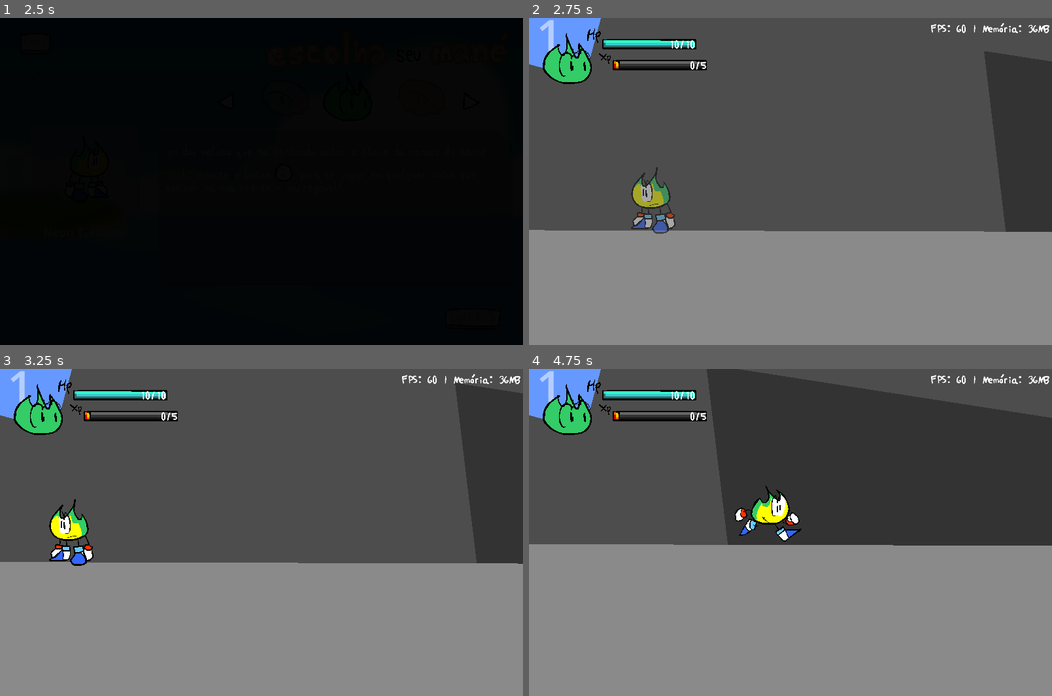
Above: before the commit, frames 1-4 (two rows, left to right).
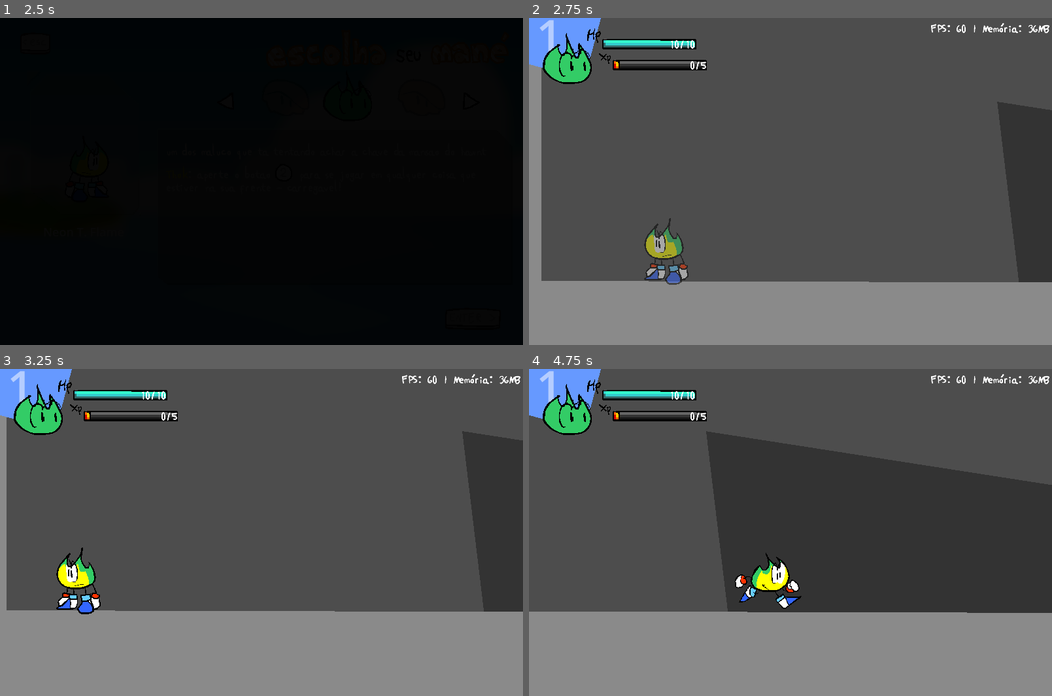
Above: after the commit, the same moments.

Repository: neontflame/jolas
Game: Godot game, scene res://Menustuffs/Menu.tscn
Same seed, same stepped clock (60 frames per second), same inputs: the game is played once before the commit and once after it. The engine's default icon, where the game draws it, is replaced by a stand-in: a white triangle on a blue panel in a dark square.
Inputs (mouse positions are in pixels of both pictures, inside the frame that each line leads up to):
- Up to frame 1 (2.5 s): tap Enter (ctrl_pause) at 0.5, 2 s; move the mouse to (376, 165) at 0.52 s; hold Right (ctrl_right) 0.53-1.25 s; hold Z (ctrl_2) 0.53-1.25 s; tap X (ctrl_1) at 0.6 s; click (376, 165) at 0.67 s; tap V (ctrl_jump) at 0.77, 1.07 s; tap Space at 1.25 s; drag from (156, 197) to (235, 246) at 1.27 s; move the mouse to (313, 109) at 2.02 s; hold Left (ctrl_left) from 2.03 s (still down); hold V (ctrl_jump) from 2.03 s (still down); tap C (ctrl_interact) at 2.1 s
- Up to frame 2 (2.75 s): keep holding Left (ctrl_left); keep holding V (ctrl_jump)
- Up to frame 3 (3.25 s): release Left (ctrl_left) at 2.75 s; release V (ctrl_jump) at 2.75 s; drag from (235, 597) to (104, 483) at 2.77 s
- Up to frame 4 (4.75 s): move the mouse to (947, 581) at 3.52 s; hold Right (ctrl_right) 3.53-4.25 s; hold Z (ctrl_2) 3.53-4.25 s; tap X (ctrl_1) at 3.6 s; tap V (ctrl_jump) at 3.77, 4.07 s; tap Enter (ctrl_pause) at 4.15 s; drag from (633, 483) to (712, 450) at 4.27 s

Frame 1 is identical in both runs. In frame 2, 20% of the frame differs, in the area x 0-100%, y 10-82%; in frame 3, 18%; in frame 4, 35%, in the area x 0-100%, y 0-75%.

Commit message:
Dreams Come Cast
- regioes de camera!
- controle do dreamcast

Diff:
--- a/CoolUtils/ControllerIconUtils.gd
+++ b/CoolUtils/ControllerIconUtils.gd
@@ -19,6 +19,14 @@
 }
 
 static var xbox360Maps:Dictionary = {
+	'ctrl_1': 'B',
+	'ctrl_2': 'A',
+	'ctrl_jump': 'X',
+	'ctrl_pause': 'Start',
+	'ctrl_interact': 'Y'
+}
+
+static var dreamcastMaps:Dictionary = {
 	'ctrl_1': 'B',
 	'ctrl_2': 'A',
 	'ctrl_jump': 'X',
@@ -86,6 +94,21 @@
 	}
 }
 
+static var dreamcastButts:Dictionary = {
+	# similarmente eu tambem nao sei se isso vai dar certo
+	# pq eu nao tenho um adaptador ou um controle!
+	'buttons': {
+		JOY_BUTTON_A: 'A',
+		JOY_BUTTON_B: 'B',
+		JOY_BUTTON_X: 'X',
+		JOY_BUTTON_Y: 'Y',
+		JOY_BUTTON_START: 'Start'
+	},
+	'axis': {
+		JOY_AXIS_TRIGGER_LEFT: 'LTrigger',
+		JOY_AXIS_TRIGGER_RIGHT: 'RTrigger'
+	}
+}
 static var buttonNames:Dictionary = {
 	'buttons': {
 		JOY_BUTTON_A: 'A',
@@ -111,57 +134,31 @@
 static func get_event_bind_bbcode(event:InputEvent):
 	var coolReturns
 	if OptionsUtils.get_prefs_info()['buttonType'] == 2:
-		coolReturns = get_ps3_bind_bbcode(event)
+		coolReturns = get_generic_bind_bbcode(event, ps3Butts, 'PS3')
 	elif OptionsUtils.get_prefs_info()['buttonType'] == 3:
-		coolReturns = get_gc_bind_bbcode(event)
+		coolReturns = get_generic_bind_bbcode(event, gamecubeButts, 'GC')
+	elif OptionsUtils.get_prefs_info()['buttonType'] == 4:
+		coolReturns = get_generic_bind_bbcode(event, dreamcastButts, 'DC')
 	else:
-		coolReturns = get_360_bind_bbcode(event)
+		coolReturns = get_generic_bind_bbcode(event, xbox360Butts, 'X360')
 	if coolReturns == null:
 		coolReturns = get_button_name(event)
-	if OptionsUtils.get_prefs_info()['buttonType'] == 4 || coolReturns == null:
+	if OptionsUtils.get_prefs_info()['buttonType'] == 5 || coolReturns == null:
 		coolReturns = event.as_text()
 	return coolReturns
 
-static func get_ps3_bind_bbcode(event:InputEvent):
+static func get_generic_bind_bbcode(event:InputEvent, butts:Dictionary, folder:String):
 	var coolSauce = null
 	if event is InputEventJoypadButton:
-		if ps3Butts['buttons'].has(event.button_index):
+		if butts['buttons'].has(event.button_index):
 			coolSauce = '[img]'
-			coolSauce += controllerIconPath + 'PS3/' + ps3Butts['buttons'][event.button_index] + '.png'
+			coolSauce += controllerIconPath + folder + '/' + butts['buttons'][event.button_index] + '.png'
 			coolSauce += '[/img]'
 	if event is InputEventJoypadMotion:
 		print(event.axis)
-		if ps3Butts['axis'].has(event.axis):
+		if butts['axis'].has(event.axis):
 			coolSauce = '[img]'
-			coolSauce += controllerIconPath + 'PS3/' + ps3Butts['axis'][event.axis] + '.png'
-			coolSauce += '[/img]'
-	return coolSauce
-
-static func get_360_bind_bbcode(event:InputEvent):
-	var coolSauce = null
-	if event is InputEventJoypadButton:
-		if xbox360Butts['buttons'].has(event.button_index):
-			coolSauce = '[img]'
-			coolSauce += controllerIconPath + 'X360/' + xbox360Butts['buttons'][event.button_index] + '.png'
-			coolSauce += '[/img]'
-	if event is InputEventJoypadMotion:
-		if xbox360Butts['axis'].has(event.axis):
-			coolSauce = '[img]'
-			coolSauce += controllerIconPath + 'X360/' + xbox360Butts['axis'][event.axis] + '.png'
-			coolSauce += '[/img]'
-	return coolSauce
-
-static func get_gc_bind_bbcode(event:InputEvent):
-	var coolSauce = null
-	if event is InputEventJoypadButton:
-		if gamecubeButts['buttons'].has(event.button_index):
-			coolSauce = '[img]'
-			coolSauce += controllerIconPath + 'GC/' + gamecubeButts['buttons'][event.button_index] + '.png'
-			coolSauce += '[/img]'
-	if event is InputEventJoypadMotion:
-		if gamecubeButts['axis'].has(event.axis):
-			coolSauce = '[img]'
-			coolSauce += controllerIconPath + 'GC/' + gamecubeButts['axis'][event.axis] + '.png'
+			coolSauce += controllerIconPath + folder + '/' + butts['axis'][event.axis] + '.png'
 			coolSauce += '[/img]'
 	return coolSauce
 
@@ -182,14 +179,16 @@
 	if OptionsUtils.get_prefs_info()['buttonType'] == 0: # Wii
 		coolReturns = get_wii_action_bbcode(action)
 	if OptionsUtils.get_prefs_info()['buttonType'] == 1: # X360
-		coolReturns = get_360_action_bbcode(action)
+		coolReturns = get_generic_action_bbcode(action, xbox360Butts, xbox360Maps, 'X360')
 	if OptionsUtils.get_prefs_info()['buttonType'] == 2: # PS3
-		coolReturns = get_ps3_action_bbcode(action)
+		coolReturns = get_generic_action_bbcode(action, ps3Butts, ps3Maps, 'PS3')
 	if OptionsUtils.get_prefs_info()['buttonType'] == 3: # GameCube
-		coolReturns = get_gc_action_bbcode(action)
+		coolReturns = get_generic_action_bbcode(action, gamecubeButts, gamecubeMaps, 'GC')
+	if OptionsUtils.get_prefs_info()['buttonType'] == 4: # Dreamcast
+		coolReturns = get_generic_action_bbcode(action, dreamcastButts, dreamcastMaps, 'DC')
 	if coolReturns == null:
 		coolReturns = get_button_name(actionEvent)
-	if OptionsUtils.get_prefs_info()['buttonType'] == 4 || coolReturns == null:
+	if OptionsUtils.get_prefs_info()['buttonType'] == 5 || coolReturns == null:
 		coolReturns = actionEvent.as_text()
 	return coolReturns
 
@@ -201,29 +200,11 @@
 		coolSauce += '[/img]'
 	return coolSauce
 
-static func get_360_action_bbcode(action:StringName):
-	var coolSauce = null
-	coolSauce = get_360_bind_bbcode(InputMap.action_get_events(action)[0])
-	if coolSauce == null && xbox360Maps.has(action):
+static func get_generic_action_bbcode(action:StringName, butts:Dictionary, maps:Dictionary, folder:String):
+	var coolSauce = null
+	coolSauce = get_generic_bind_bbcode(InputMap.action_get_events(action)[0], butts, folder)
+	if coolSauce == null && maps.has(action):
 		coolSauce = '[img]'
-		coolSauce += controllerIconPath + 'X360/' + xbox360Maps[action] + '.png'
+		coolSauce += controllerIconPath + folder + '/' + maps[action] + '.png'
 		coolSauce += '[/img]'
 	return coolSauce
-
-static func get_ps3_action_bbcode(action:StringName):
-	var coolSauce = null
-	coolSauce = get_ps3_bind_bbcode(InputMap.action_get_events(action)[0])
-	if coolSauce == null && ps3Maps.has(action):
-		coolSauce = '[img]'
-		coolSauce += controllerIconPath + 'PS3/' + ps3Maps[action] + '.png'
-		coolSauce += '[/img]'
-	return coolSauce
-
-static func get_gc_action_bbcode(action:StringName):
-	var coolSauce = null
-	coolSauce = get_gc_bind_bbcode(InputMap.action_get_events(action)[0])
-	if coolSauce == null && gamecubeMaps.has(action):
-		coolSauce = '[img]'
-		coolSauce += controllerIconPath + 'GC/' + gamecubeMaps[action] + '.png'
-		coolSauce += '[/img]'
-	return coolSauce
--- a/CoolUtils/OptionsUtils.gd
+++ b/CoolUtils/OptionsUtils.gd
@@ -10,7 +10,7 @@
 # internalName:String, visibleName:String, optionery:Array, defValue:Variant
 static var coolOptiones:Array = [
 	['pref', 'Preferências', [], 0], # label
-		['buttonType', 'Tipos de botões na UI', ['Wii', 'Xbox 360', 'PS3', 'GameCube', 'Teclado'], 0], #lembre-se de sempre usar o indice e nao o nome em si!
+		['buttonType', 'Tipos de botões na UI', ['Wii', 'Xbox 360', 'PS3', 'GameCube', 'Dreamcast', 'Teclado'], 0], #lembre-se de sempre usar o indice e nao o nome em si!
 	['vols', 'Volumes', [], 0], # label
 		['volMaster', 'Mestre', ['slider'], 1.0],
 		['volSFX', 'Efeitos sonoros', ['slider'], 1.0],
--- a/Gamestuffs/Levelstuffs/Levels/TheThing.tscn
+++ b/Gamestuffs/Levelstuffs/Levels/TheThing.tscn
@@ -1,7 +1,8 @@
-[gd_scene load_steps=4 format=3 uid="uid://pfbvf7uaonxl"]
+[gd_scene load_steps=5 format=3 uid="uid://pfbvf7uaonxl"]
 
 [ext_resource type="Script" uid="uid://cm7173wrhnpvj" path="res://Gamestuffs/Levelstuffs/Levels/TheThing.gd" id="1_h803n"]
 [ext_resource type="PackedScene" uid="uid://b5w5g0noewopm" path="res://Gamestuffs/NPCs/Sushitest.tscn" id="2_h803n"]
+[ext_resource type="PackedScene" uid="uid://s3vin3ndywwa" path="res://Gamestuffs/Levelstuffs/Utilities/CameraBound.tscn" id="3_so8ub"]
 
 [sub_resource type="CanvasItemMaterial" id="CanvasItemMaterial_eip3h"]
 
@@ -41,3 +42,35 @@
 
 [node name="TestNpc" parent="." instance=ExtResource("2_h803n")]
 position = Vector2(2869, 1263)
+
+[node name="Camera regions" type="Node2D" parent="."]
+
+[node name="CameraBound" parent="Camera regions" instance=ExtResource("3_so8ub")]
+position = Vector2(1671, 756)
+scale = Vector2(16.825, 8.97)
+continuousX = true
+
+[node name="CameraBound2" parent="Camera regions" instance=ExtResource("3_so8ub")]
+position = Vector2(4887, 749.00006)
+scale = Vector2(16.825, 8.97)
+continuousX = true
+
+[node name="CameraBound3" parent="Camera regions" instance=ExtResource("3_so8ub")]
+position = Vector2(7193.0005, 755)
+scale = Vector2(6.595, 8.97)
+continuousX = true
+
+[node name="CameraBound4" parent="Camera regions" instance=ExtResource("3_so8ub")]
+position = Vector2(9453, 1430)
+scale = Vector2(16.285, 13.715)
+continuousX = true
+
+[node name="CameraBound5" parent="Camera regions" instance=ExtResource("3_so8ub")]
+position = Vector2(12327, 1787.9999)
+scale = Vector2(12.57, 12.875)
+continuousX = true
+
+[node name="CameraBound6" parent="Camera regions" instance=ExtResource("3_so8ub")]
+position = Vector2(16364.001, 1788.0001)
+scale = Vector2(29.095, 12.875)
+continuousX = true
--- /dev/null
+++ b/Gamestuffs/Levelstuffs/Utilities/CameraBound.gd
@@ -0,0 +1,69 @@
+extends Area2D
+class_name CameraBound
+
+@export var continuousX:bool = false
+@export var continuousY:bool = false
+# var otherCollidingCams = []
+var letTheBodies:Array = []
+# nos sequer precisamos dessa variavel ?
+@onready var widthHeightWhatever := Vector2(
+	$CollisionShape2D.shape.get_rect().size.x * 10 * scale.x,
+	$CollisionShape2D.shape.get_rect().size.y * 10 * scale.y
+)
+@onready var bounds:Dictionary = {
+	'width': widthHeightWhatever.x,
+	'height': widthHeightWhatever.y,
+	'x': global_position.x - (widthHeightWhatever.x/2),
+	'y': global_position.y - (widthHeightWhatever.y/2)
+}
+
+@onready var continuousBounds:Dictionary = {
+	'x': bounds.x,
+	'y': bounds.y,
+	'width': bounds.width,
+	'height': bounds.height
+}
+
+func _on_area_entered(body: Area2D) -> void:
+	if body is CameraBound:
+		var continuousFurther:Vector2 = Vector2(
+			continuousBounds.x + continuousBounds.width,
+			continuousBounds.y + continuousBounds.height
+		)
+
+		var bodyFurther:Vector2 = Vector2(
+			body.bounds.x + body.bounds.width,
+			body.bounds.y + body.bounds.height
+		)
+
+		var min_x = min(continuousBounds.x, body.bounds.x)
+		var min_y = min(continuousBounds.y, body.bounds.y)
+		var max_x = max(continuousFurther.x, bodyFurther.x)
+		var max_y = max(continuousFurther.y, bodyFurther.y)
+
+		continuousBounds.x = min_x
+		continuousBounds.y = min_y
+		continuousBounds.width = max_x - min_x
+		continuousBounds.height = max_y - min_y
+
+func _on_body_entered(body: Node2D) -> void:
+	if body is PlayerObject:
+		letTheBodies.append(body)
+
+func _on_body_exited(body: Node2D) -> void:
+	if letTheBodies.has(body):
+		letTheBodies.erase(body)
+
+func _physics_process(delta: float) -> void:
+	for body in letTheBodies:
+		body.coolCamera.limit_left = bounds.x
+		body.coolCamera.limit_right = bounds.x + bounds.width
+		body.coolCamera.limit_top = bounds.y
+		body.coolCamera.limit_bottom = bounds.y + bounds.height
+
+		if continuousX:
+			body.coolCamera.limit_left = continuousBounds.x
+			body.coolCamera.limit_right = continuousBounds.x + continuousBounds.width
+		if continuousY:
+			body.coolCamera.limit_top = continuousBounds.y
+			body.coolCamera.limit_bottom = continuousBounds.y + continuousBounds.height
--- /dev/null
+++ b/Gamestuffs/Levelstuffs/Utilities/CameraBound.tscn
@@ -0,0 +1,19 @@
+[gd_scene load_steps=3 format=3 uid="uid://s3vin3ndywwa"]
+
+[ext_resource type="Script" uid="uid://cuq0m353d3n5u" path="res://Gamestuffs/Levelstuffs/Utilities/CameraBound.gd" id="1_2f4et"]
+
+[sub_resource type="RectangleShape2D" id="RectangleShape2D_lsxal"]
+
+[node name="CameraBound" type="Area2D"]
+collision_layer = 2
+collision_mask = 3
+script = ExtResource("1_2f4et")
+
+[node name="CollisionShape2D" type="CollisionShape2D" parent="."]
+scale = Vector2(10, 10)
+shape = SubResource("RectangleShape2D_lsxal")
+debug_color = Color(0.28404376, 0.61230224, 0.44038132, 0.41960785)
+
+[connection signal="area_entered" from="." to="." method="_on_area_entered"]
+[connection signal="body_entered" from="." to="." method="_on_body_entered"]
+[connection signal="body_exited" from="." to="." method="_on_body_exited"]
--- a/Playerstuffs/player.gd
+++ b/Playerstuffs/player.gd
@@ -23,6 +23,7 @@
 @export var player_collisions:CollisionShape2D
 @export var sfx_player:AudioStreamPlayer2D
 @export var multiplayerName:RichTextLabel
+@export var coolCamera:Camera2D
 
 @export_category('Animations')
 @export var plySprite:AnimatedSprite2D
--- a/Playerstuffs/player.tscn
+++ b/Playerstuffs/player.tscn
@@ -121,7 +121,7 @@
 properties/15/spawn = true
 properties/15/replication_mode = 2
 
-[node name="Player" type="CharacterBody2D" node_paths=PackedStringArray("player_collisions", "sfx_player", "multiplayerName", "plySprite")]
+[node name="Player" type="CharacterBody2D" node_paths=PackedStringArray("player_collisions", "sfx_player", "multiplayerName", "coolCamera", "plySprite")]
 collision_layer = 2
 floor_stop_on_slope = false
 floor_constant_speed = true
@@ -134,6 +134,7 @@
 player_collisions = NodePath("CollisionShape2D")
 sfx_player = NodePath("SfxPlayer")
 multiplayerName = NodePath("MultiplayerName")
+coolCamera = NodePath("Camera2D")
 plySprite = NodePath("AnimatedSprite2D")
 
 [node name="StateMachine" type="Node" parent="."]
@@ -154,6 +155,7 @@
 [node name="Camera2D" type="Camera2D" parent="."]
 limit_left = 0
 limit_top = 0
+limit_smoothed = true
 position_smoothing_enabled = true
 position_smoothing_speed = 15.0
 rotation_smoothing_enabled = true
Binary file added: Gamestuffs/ControllerIcons/DC/A.png
Not shown, added: Gamestuffs/ControllerIcons/DC/A.png.import
Binary file added: Gamestuffs/ControllerIcons/DC/B.png
Not shown, added: Gamestuffs/ControllerIcons/DC/B.png.import
Binary file added: Gamestuffs/ControllerIcons/DC/LTrigger.png
Not shown, added: Gamestuffs/ControllerIcons/DC/LTrigger.png.import
Binary file added: Gamestuffs/ControllerIcons/DC/RTrigger.png
Not shown, added: Gamestuffs/ControllerIcons/DC/RTrigger.png.import
Binary file added: Gamestuffs/ControllerIcons/DC/Start.png
Not shown, added: Gamestuffs/ControllerIcons/DC/Start.png.import
Binary file added: Gamestuffs/ControllerIcons/DC/X.png
Not shown, added: Gamestuffs/ControllerIcons/DC/X.png.import
(and 3 more such lines)
